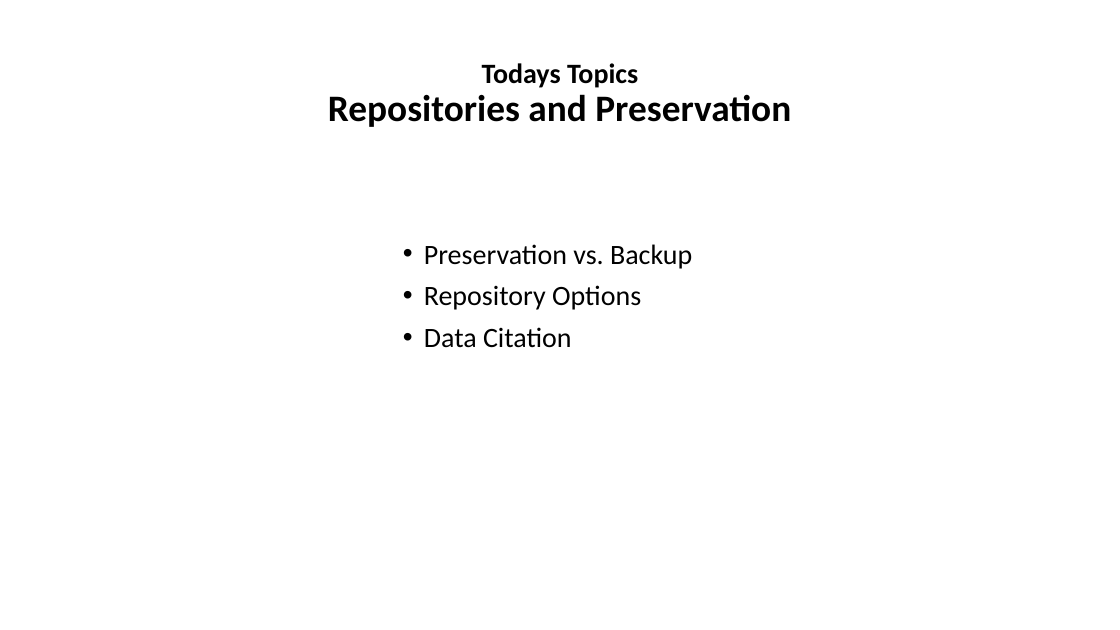
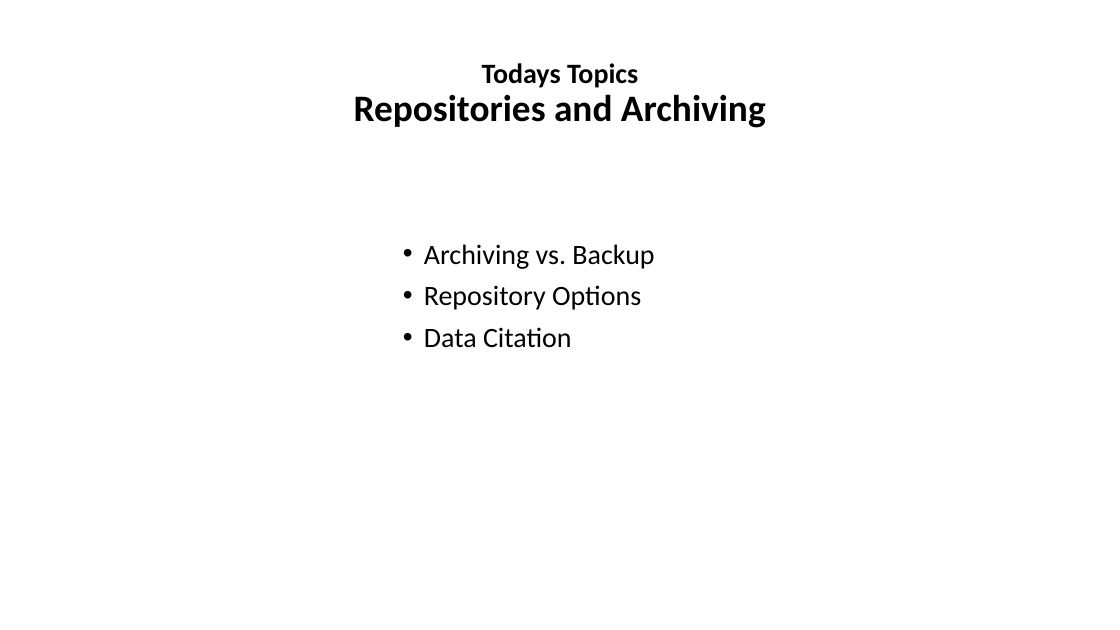
Before and after one commit to tibbben/teaching.data.literacy, a slide deck: slide 2 of UM_DataManagementClass/Lessons/13/13_FirstMeeting.pptx. Drawn at 1120x630 pixels with LibreOffice and Linux fonts; fonts in the diff are those of the drawing. Boxes give left, top, right and bottom in pixels: in the first picture for what was removed or moved away, otherwise in the second. Text is boxed around its words. In the diff, an @@ line names an element or a change of style, - is before the commit and + after.

```diff
--- a/UM_DataManagementClass/Lessons/13/13_FirstMeeting.pptx
+++ b/UM_DataManagementClass/Lessons/13/13_FirstMeeting.pptx
@@ title at box(354, 63, 766, 128): text changed @@
-Todays Topics
-Repositories and Preservation
+Todays Topics
+Repositories and Archiving
@@ text at box(424, 244, 654, 269): text changed @@
-• Preservation vs. Backup
+• Archiving vs. Backup
```
Also in this commit, not shown: 5 other slides changed, 2 slides added, 1 slide removed, 1 other file.
